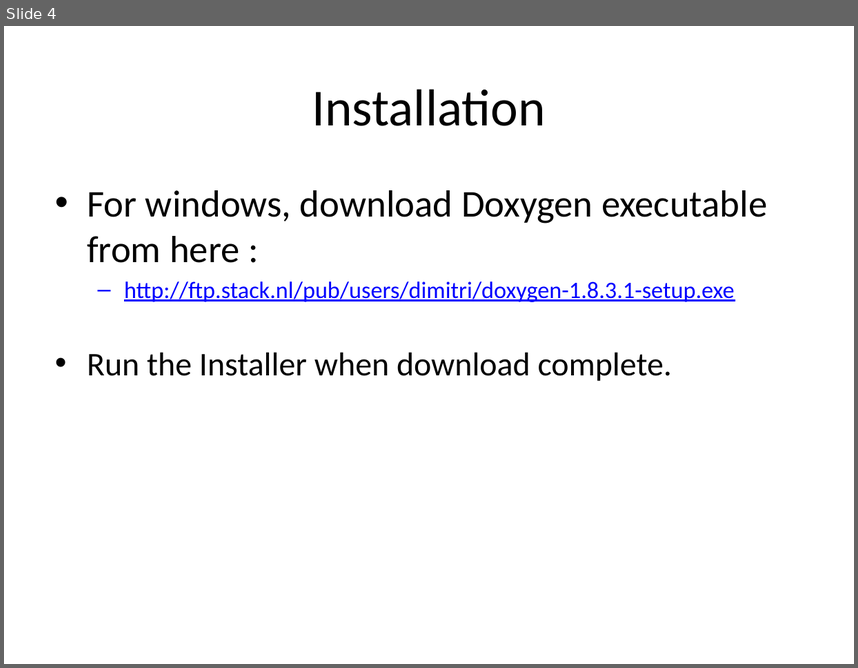
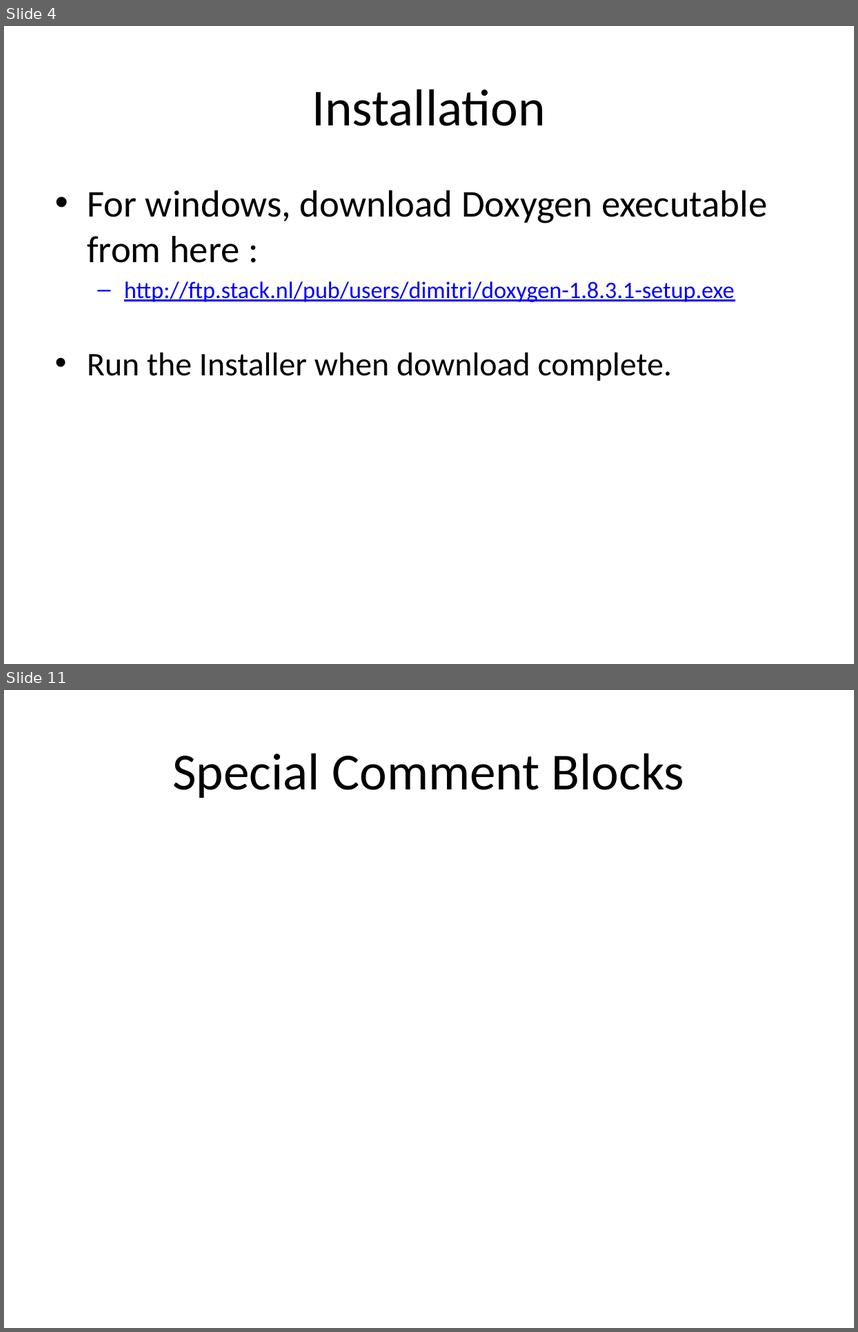
Before and after one commit to rongpt/trygit, a slide deck: Doxygen.pptx. Shown one above the other, each under a label of ours: slide 4 before the commit, slides 4 and 11 after it; the slides between them are not shown. The pictures are 858x668 and 858x1332 pixels, drawn with LibreOffice and Linux fonts; fonts in the diff are those of the drawing. Boxes give left, top, right and bottom in pixels: in the first picture for what was removed or moved away, otherwise in the second. Text is boxed around its words. In the diff, an @@ line names an element or a change of style, - is before the commit and + after.

```diff
--- a/Doxygen.pptx
+++ b/Doxygen.pptx
@@ slide 11 added at <box>4,690,854,1328</box>, background #FFFFFF @@
@@ title added at <box>172,753,685,798</box>, 44 pt, text #000000 @@
+Special Comment Blocks
```
Also in this commit, not shown: 6 other slides added.
